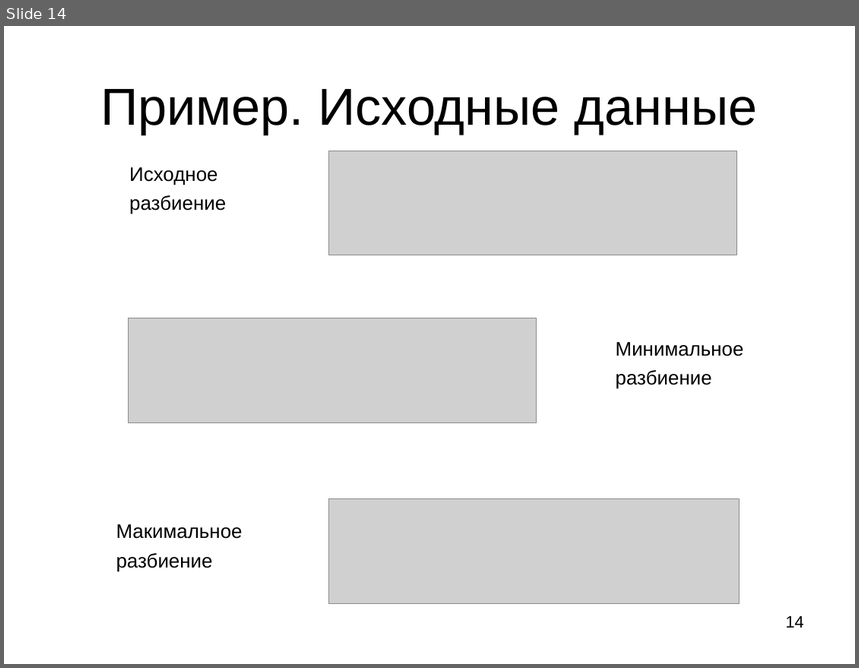
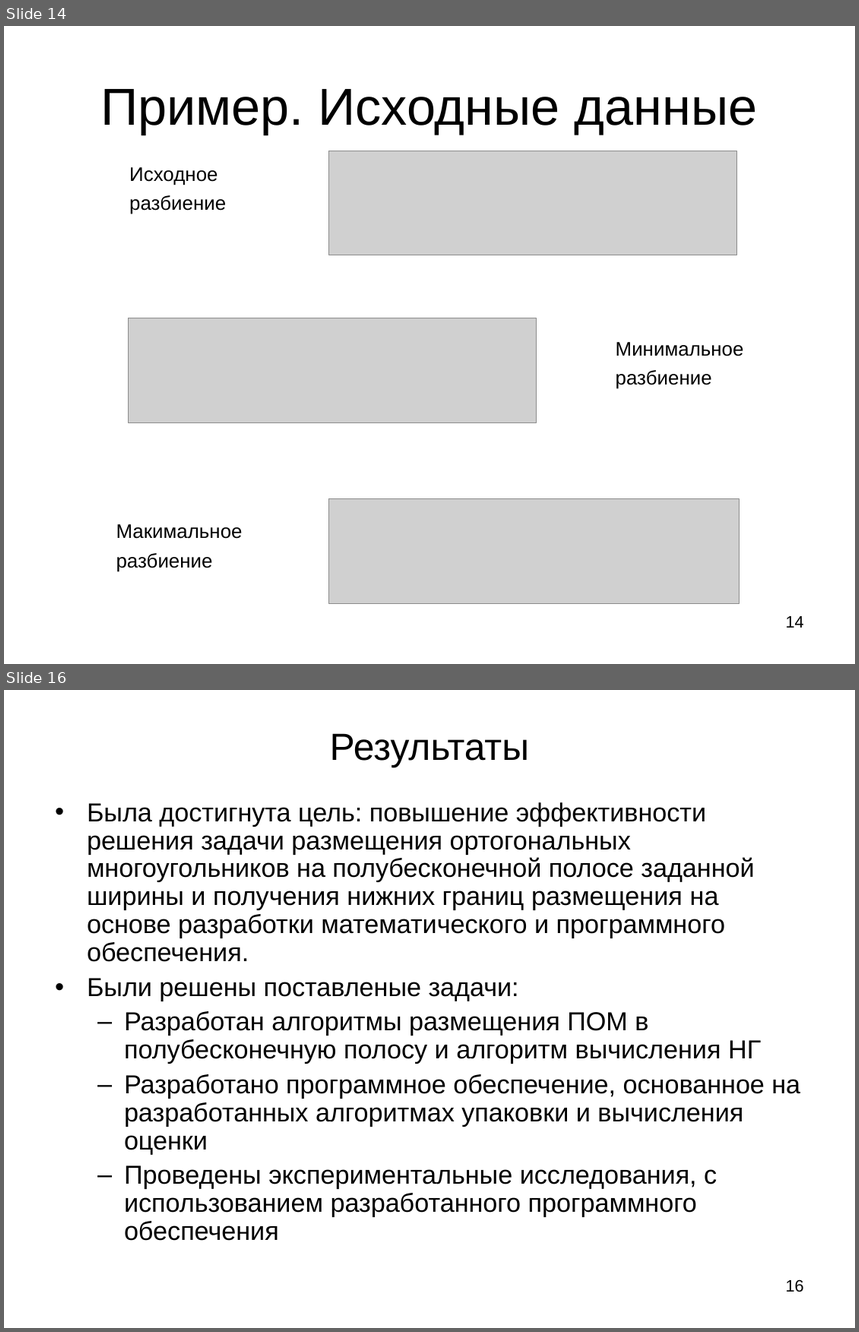
Before and after one commit to zingibertram/thesis-dissertation, a slide deck: Отчёт/Презентация.ppt. Shown one above the other, each under a label of ours: slide 14 before the commit, slides 14 and 16 after it; the slides between them are not shown. The pictures are 859x668 and 859x1332 pixels, drawn with LibreOffice and Linux fonts; fonts in the diff are those of the drawing; grey boxes stand for pictures. Boxes give left, top, right and bottom in pixels: in the first picture for what was removed or moved away, otherwise in the second. Text is boxed around its words. In the diff, an @@ line names an element or a change of style, - is before the commit and + after.

```diff
--- a/Отчёт/Презентация.ppt
+++ b/Отчёт/Презентация.ppt
@@ slide 16 added at box(4, 690, 855, 1328), background #FFFFFF @@
@@ title added at box(330, 733, 529, 768), 32 pt, text #000000 @@
+Результаты
@@ text added at box(87, 802, 800, 1241), 22 pt, text #000000 @@
+• Была достигнута цель: повышение эффективности решения задачи размещения ортогональных многоугольников на полубесконечной полосе заданной ширины и получения нижних границ размещения на основе разработки математического и программного обеспечения.
+• Были решены поставленые задачи:
+  – Разработан алгоритмы размещения ПОМ в полубесконечную полосу и алгоритм вычисления НГ
+  – Разработано программное обеспечение, основанное на разработанных алгоритмах упаковки и вычисления оценки
+  – Проведены экспериментальные исследования, с использованием разработанного программного обеспечения
@@ page number added at box(786, 1281, 804, 1293), 14 pt, text #000000 @@
+16
```
Also in this commit, not shown: 3 slides changed, 1 other slide added, 2 slides removed, 3 other files.
